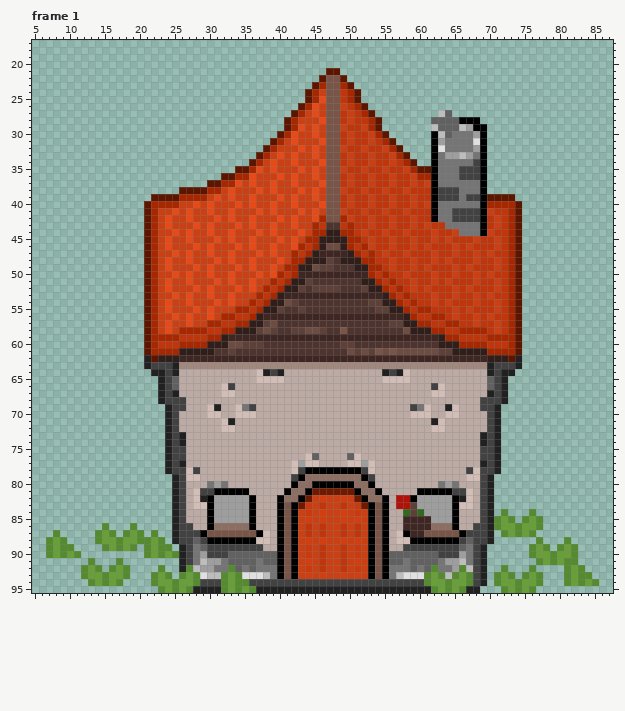
Pixel-art file: Assets/Arts/Construction/House/House01.aseprite. Above, as it was before the edit.
96x96 pixels, 5 frames. Colours within 5 levels of each other are drawn and written as one. Shown: frame 1: x 5..87, y 17..95. The commit also changed other frames, which this record leaves out.
New version:
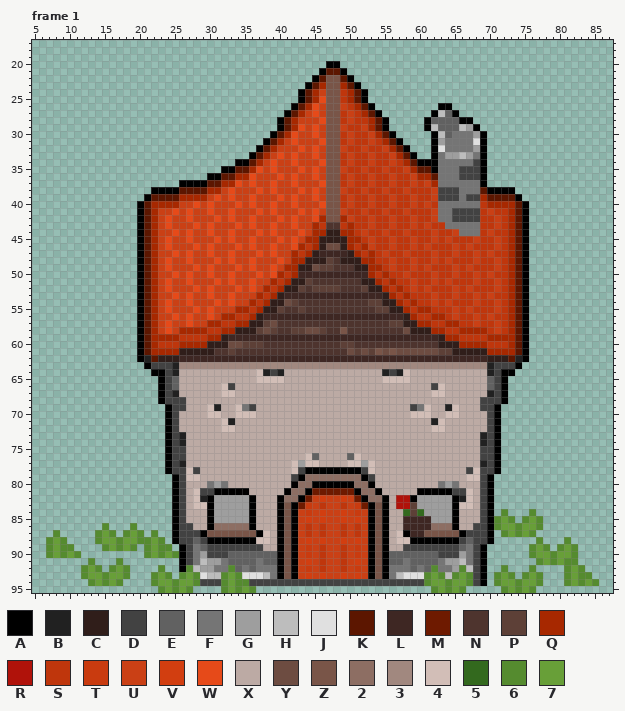
Palette (. is transparent): A #000000  B #212121  C #301e1a  D #424242  E #616161  F #757575  G #9e9e9e  H #bdbdbd  J #e0e0e0  K #5c1600  L #3e2723  M #6e1a00  N #4e342e  P #5d4037  Q #a72800  R #b0120a  S #bf360c  T #c93b0f  U #ca4015  V #d23e10  W #e64a19  X #bcaaa4  Y #6d4c41  Z #795548  2 #8d6e63  3 #a1887f  4 #d2beb7  5 #33691e  6 #558b2f  7 #689f38
Difference:
layer "Flattened" added
layer "House" removed
layer "Roof" removed
layer "Chimney" removed
Changed rows in their new state; - is an unchanged pixel.
Frame 1:
first column x 20:
20 ---------------------------AA---------------------------
21 --------------------------A--A--------------------------
22 -------------------------A----A-------------------------
23 ------------------------A------A------------------------
24 -----------------------A--------A-----------------------
25 -----------------------A--------A-----------------------
26 ----------------------A----------A---------AA-----------
27 ---------------------A------------A-------A--A----------
28 --------------------A--------------A-----A------.-------
29 --------------------A--------------A-----A-------.------
30 -------------------A----------------A-------------------
31 ------------------A------------------A------------------
32 -----------------A--------------------A-----------------
33 ----------------A----------------------A----------------
34 --------------AA------------------------AA--------------
35 ------------AA------------------------------------------
36 ----------AA------------------------------K-------------
37 ------AAAA--------------------------------Q-------------
38 --AAAA------------------------------------U------KAAAA--
39 -A----------------------------------------U------Q----A-
40 A-----------------------------------------S------S-----A
41 A-----------------------------------------U------S-----A
42 A-----------------------------------------U------S-----A
43 A------------------------------------------------S-----A
44 A------------------------------------------------S-----A
45 A------------------------------------------------------A
46 A------------------------------------------------------A
47 A------------------------------------------------------A
48 A------------------------------------------------------A
49 A------------------------------------------------------A
50 A------------------------------------------------------A
51 A------------------------------------------------------A
52 A------------------------------------------------------A
53 A------------------------------------------------------A
54 A------------------------------------------------------A
55 A------------------------------------------------------A
56 A------------------------------------------------------A
57 A------------------------------------------------------A
58 A------------------------------------------------------A
59 A------------------------------------------------------A
60 A------------------------------------------------------A
61 A------------------------------------------------------A
62 A------------------------------------------------------A
63 -A----------------------------------------------------A-
64 --AA------------------------------------------------AA--
65 ---A------------------------------------------------A---
66 ---A------------------------------------------------A---
67 ---A------------------------------------------------A---
68 ---A------------------------------------------------A---
69 ----A----------------------------------------------A----
70 ----A----------------------------------------------A----
71 ----A----------------------------------------------A----
72 ----A----------------------------------------------A----
73 ----A----------------------------------------------A----
74 ----A----------------------------------------------A----
75 ----A----------------------------------------------A----
76 ----A----------------------------------------------A----
77 ----A----------------------------------------------A----
78 ----A----------------------------------------------A----
79 -----A--------------------------------------------A-----
80 -----A--------------------------------------------A-----
81 -----A--------------------------------------------A-----
82 -----A--------------------------------------------A-----
83 -----A--------------------------------------------A-----
84 -----A--------------------------------------------A-----
85 -----A--------------------------------------------A-----
86 -----A--------------------------------------------A-----
87 -----A--------------------------------------------A-----
88 -----A--------------------------------------------A-----
89 ------A------------------------------------------A------
90 ------A------------------------------------------A------
91 ------A------------------------------------------A------
92 ------A------------------------------------------A------
93 -------------------------------------------------A------
94 -------------------------------------------------A------
95 --------....-----.........................-----..-------
Where, in picture pixels (left, top, right, bottom), the same in both pictures:
changed: (137, 61, 529, 593)
